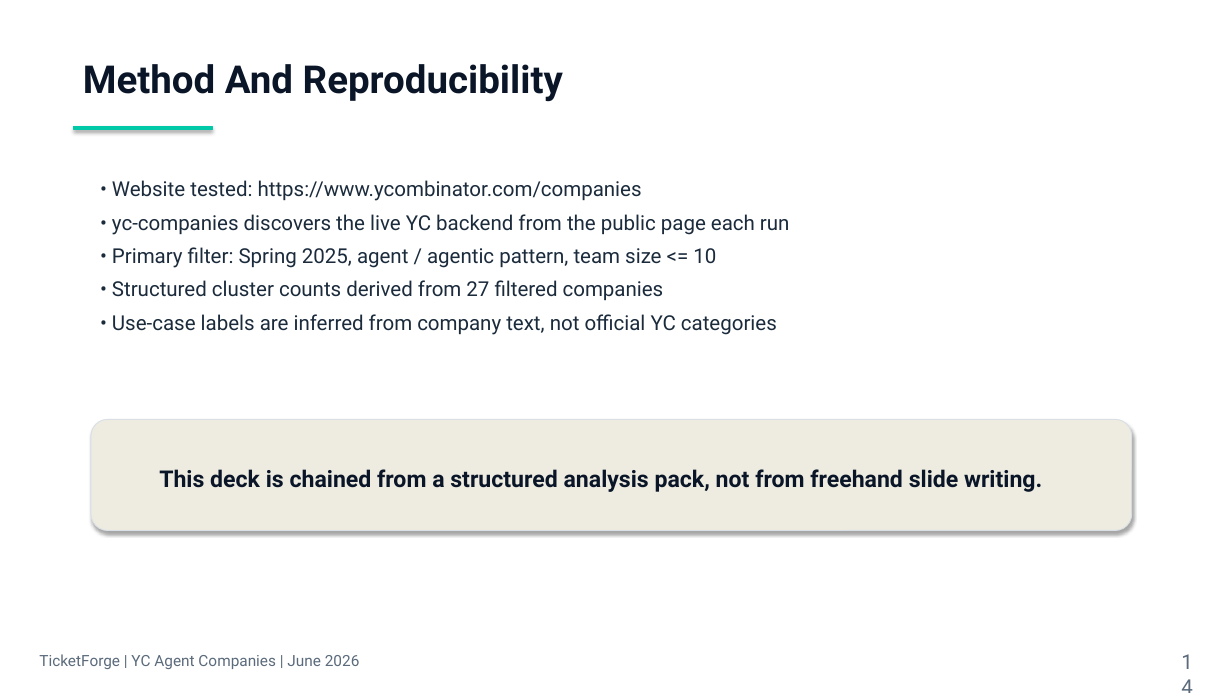
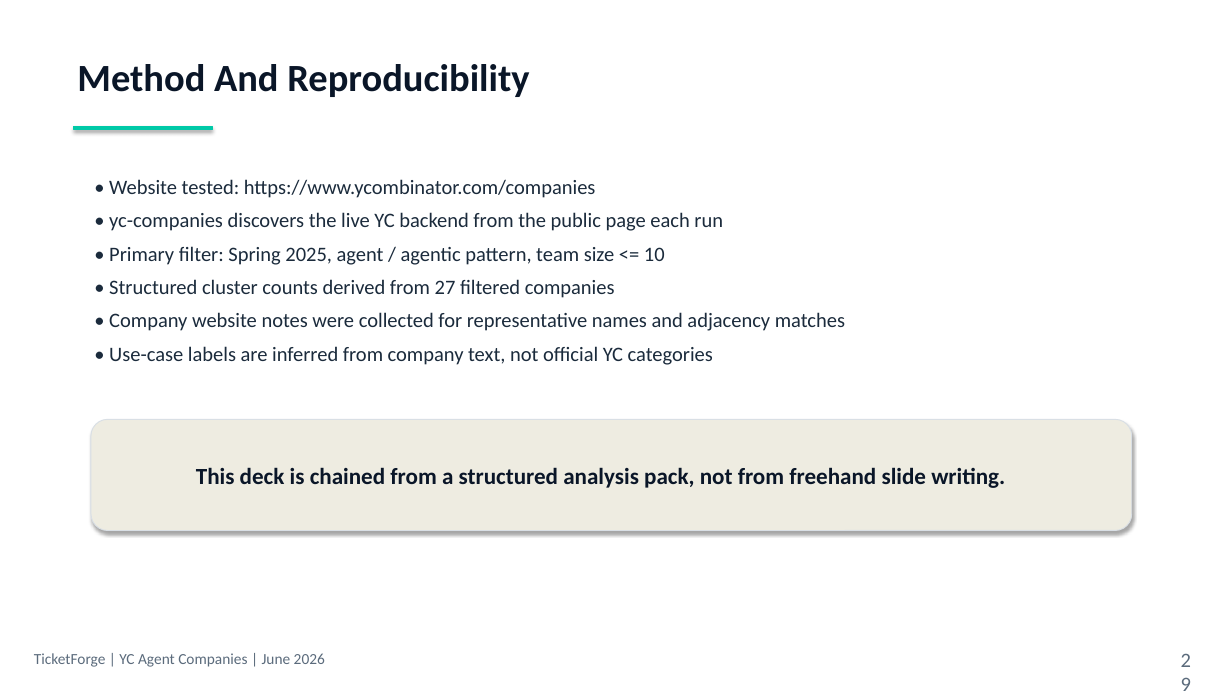
Before and after one commit to shekerkamma/ticketforge, a slide deck: slide 29 of docs/reports/yc-agent-companies-spring-2025-branded.pptx (slide 14 before the commit). Drawn at 1232x693 pixels with LibreOffice and Linux fonts; fonts in the diff are those of the drawing. Boxes give left, top, right and bottom in pixels: in the first picture for what was removed or moved away, otherwise in the second. Text is boxed around its words. In the diff, an @@ line names an element or a change of style, - is before the commit and + after.

Commit message:
Add structured research-to-deck chain contracts

```diff
--- a/docs/reports/yc-agent-companies-spring-2025-branded.pptx
+++ b/docs/reports/yc-agent-companies-spring-2025-branded.pptx
@@ text added at box(109, 312, 845, 331), 16 pt, text #1B2B3C @@
+• Company website notes were collected for representative names and adjacency matches
@@ font Roboto to Calibri in 8 elements at box(77, 64, 529, 97), box(109, 179, 596, 198), box(109, 212, 723, 231), box(109, 246, 665, 265), box(109, 279, 615, 298), box(196, 467, 1005, 488), box(34, 653, 325, 667), box(109, 346, 713, 365) @@
@@ text "• Use-case labels are inferred ...": place and size @@
-text "• Use-case labels are inferred ..." at box(112, 314, 777, 335)
+text "• Use-case labels are inferred ..." at box(109, 346, 713, 365)
@@ text at box(1173, 645, 1195, 665): text changed; font Roboto to Calibri @@
-14
+29
```
Also in this commit, not shown: 13 other slides changed, 16 slides added, 17 other files.
